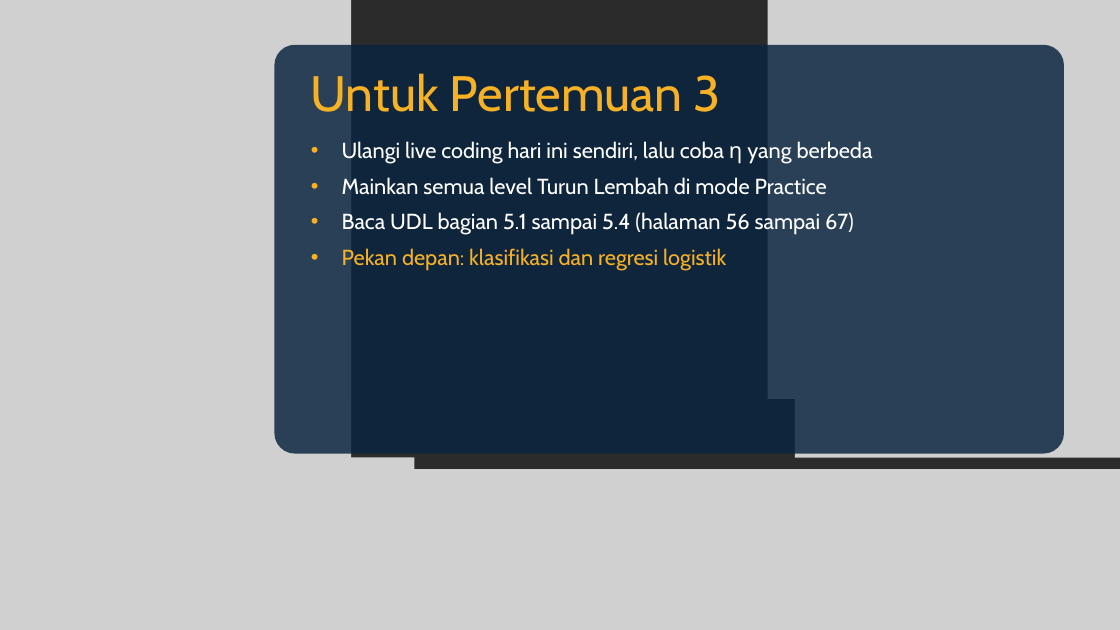
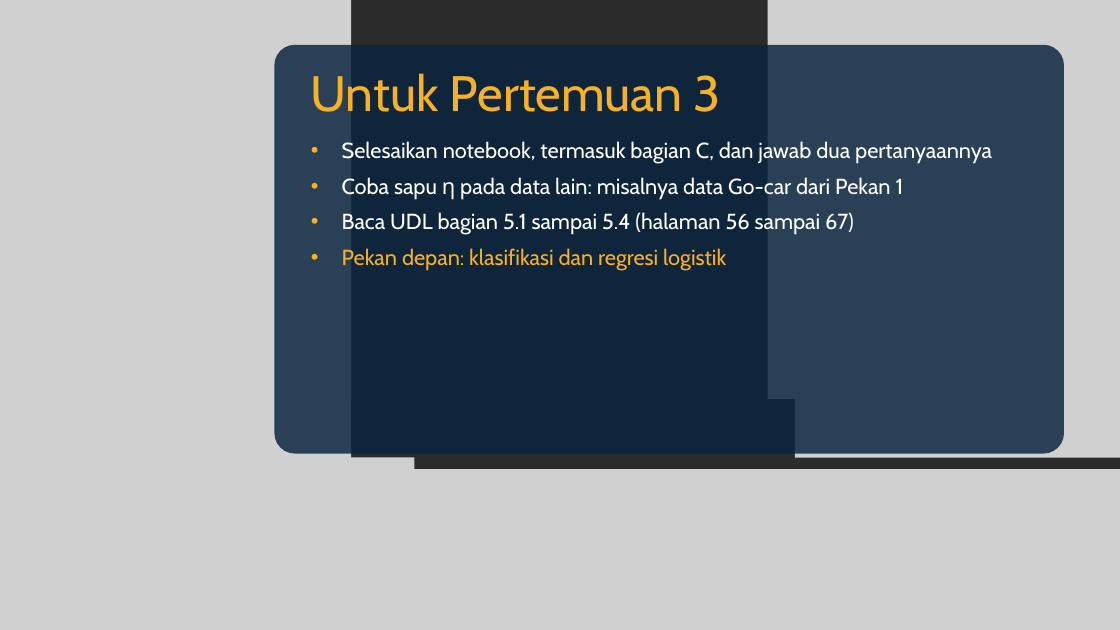
Before and after one commit to dafx7/COMPUTING-AI-ML-OPTIMIZATION, a slide deck: slide 25 of week2/slides/Pertemuan-2-Gradient-Descent.pptx (slide 22 before the commit). Drawn at 1120x630 pixels with LibreOffice and Linux fonts; fonts in the diff are those of the drawing; grey boxes stand for pictures; background and template pictures are left out; a plain dark background stands for a picture behind light text. Boxes give left, top, right and bottom in pixels: in the first picture for what was removed or moved away, otherwise in the second. Text is boxed around its words. In the diff, an @@ line names an element or a change of style, - is before the commit and + after.

```diff
--- a/week2/slides/Pertemuan-2-Gradient-Descent.pptx
+++ b/week2/slides/Pertemuan-2-Gradient-Descent.pptx
@@ text at (x1=342, y1=141, x2=992, y2=200): text changed @@
-• Ulangi live coding hari ini sendiri, lalu coba η yang berbeda
-• Mainkan semua level Turun Lembah di mode Practice
+• Selesaikan notebook, termasuk bagian C, dan jawab dua pertanyaannya
+• Coba sapu η pada data lain: misalnya data Go-car dari Pekan 1
```
Also in this commit, not shown: 3 other slides changed, 6 slides added, 3 slides removed, 6 other files.
